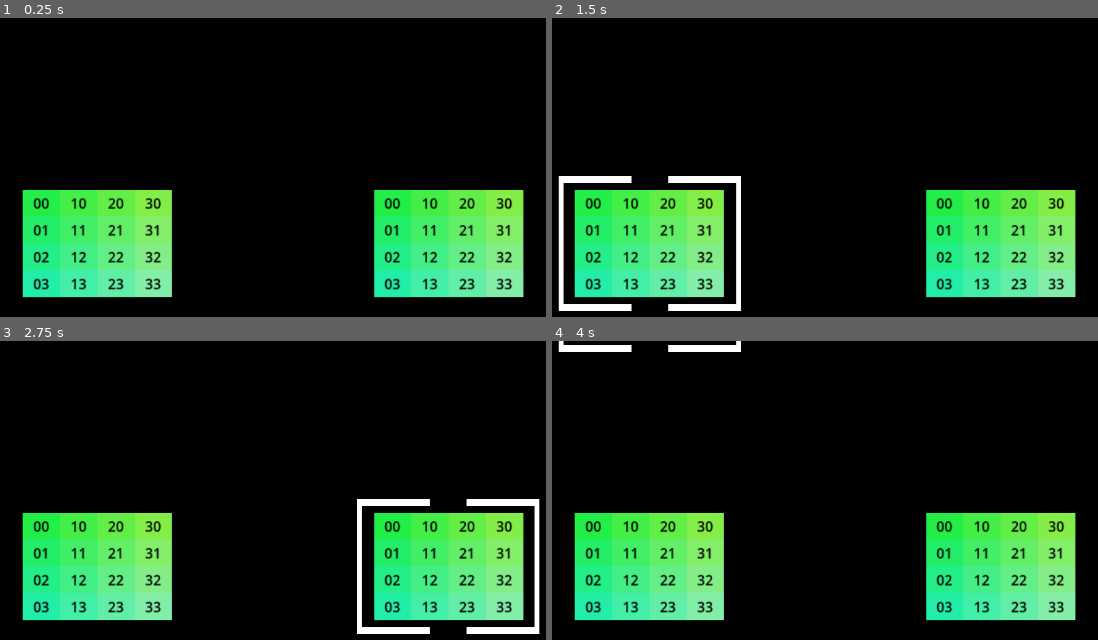
Above: before the commit, frames 1-4 (two rows, left to right).
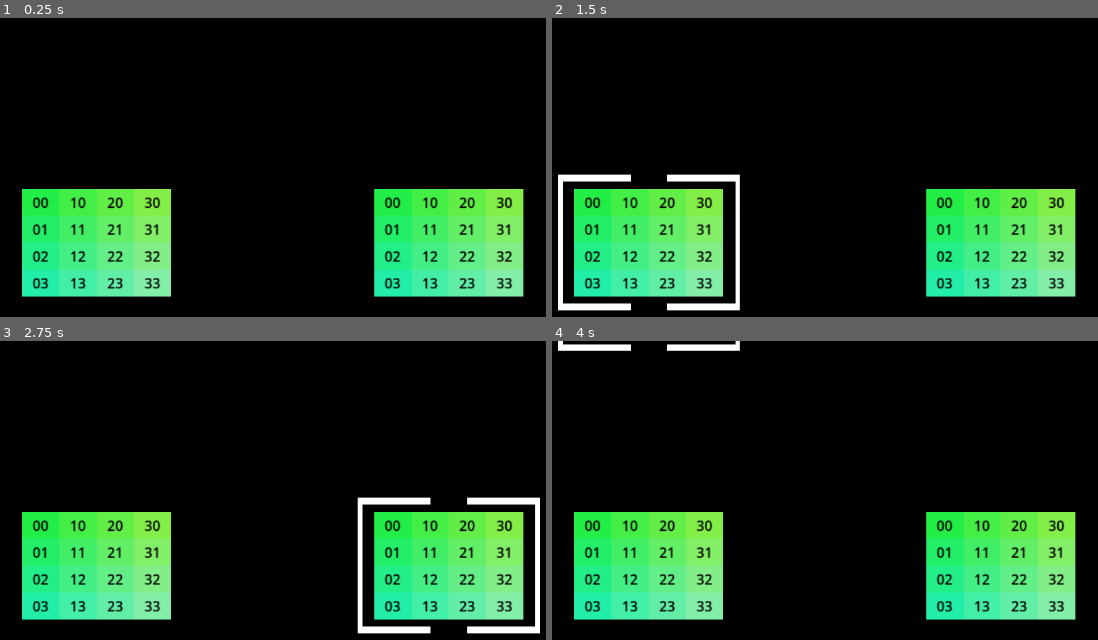
Above: after the commit, the same moments.

Repository: romantic-brutalist/one-last-job
Game: Godot game, scene res://scenes/game.tscn
The game is run twice, just before and just after one commit, with the same random seed, the same clock (stepped at 60 frames per second) and the same inputs.
Inputs:
- Up to frame 1 (0.25 s): no input
- Up to frame 2 (1.5 s): tap Enter at 0.5 s; hold D (right) 0.53-1.28 s; tap Space (space) at 0.6, 1.25, 1.35 s; hold Down (down) from 1.28 s (still down)
- Up to frame 3 (2.75 s): tap Enter at 2 s; release Down (down) at 2.03 s; hold D (right) from 2.03 s (still down); tap Space (space) at 2.1 s
- Up to frame 4 (4 s): tap Space (space) at 2.75, 2.85, 3.6 s; release D (right) at 2.78 s; hold W (up) 2.78-3.53 s; tap Enter at 3.5 s; hold A (left) from 3.53 s (still down)

The runs differ from the first frame. In frame 1, 2.9% of the frame differs, in the area x 4-96%, y 57-94%; in frame 2, 3.9%, in the area x 1-96%, y 52-98%; in frame 3, 3.7%; in frame 4, 3.2%.

Commit message:
problem with grid generation positions 	- found while generating compute cells

Diff:
--- a/scenes/game.tscn
+++ b/scenes/game.tscn
@@ -10,8 +10,8 @@
 
 [node name="Game" type="Node2D"]
 script = ExtResource("1_uwrxv")
-metadata/_edit_vertical_guides_ = [-1164.0]
-metadata/_edit_horizontal_guides_ = [-651.0]
+metadata/_edit_vertical_guides_ = [-1164.0, -1088.0]
+metadata/_edit_horizontal_guides_ = [-651.0, -514.0]
 
 [node name="ColorRect" type="ColorRect" parent="."]
 z_index = -2
@@ -38,8 +38,8 @@
 z_index = -1
 material = SubResource("ShaderMaterial_lbhrr")
 offset_left = -46.0
-offset_top = -46.0
+offset_top = -43.0
 offset_right = 69.0
-offset_bottom = 53.0
+offset_bottom = 56.0
 color = Color(0.9862918, 0.50488335, 0.31844193, 1)
 script = ExtResource("3_lnu2h")
--- a/scripts/game.gd
+++ b/scripts/game.gd
@@ -13,7 +13,7 @@
 var selector_scale: Vector2
 var box_count_cells: Vector2 = Vector2(4, 3)
 var box_count_compute: Vector2 = Vector2(1, 10)
-var init_margin: Vector2 = Vector2(0.2, 0.2)
+var init_margin: Vector4 = Vector4(0.2, 0.8, 0.2, 0.8)
 
 
 func _ready() -> void:
@@ -32,11 +32,11 @@
 		cells.append(box_position)
 	$Selector.position = cells[selector_pos.x * box_count_cells.y + selector_pos.y] - box_size * (selector_scale / 2)
 
-	var cell_positions_compute: Array[Vector2] = generate_grid_positions(plain_size, box_count_compute, box_size / 4)
+	var cell_positions_compute: Array[Vector2] = generate_grid_positions(plain_size, box_count_compute, box_size / 4, Vector4(0.025, 0.175, 0.1, 0.9), true)
 	for compute_box_position in cell_positions_compute:
 		print(compute_box_position)
 		var box2: Node2D = box_scene.instantiate()
-		box2.setup("compute", compute_box_position, Vector2(75, 50), Vector2(1, 1))
+		box2.setup("compute", compute_box_position, box_size / 4, Vector2(1, 1))
 		boxes_compute.append(box2)
 		$boxes.add_child(box2)
 	print("BOX_COUNT:", box_count)
@@ -67,16 +67,28 @@
 		_plain_size: Vector2,
 		_box_count,
 		_box_size: Vector2 = Vector2(175, 125),
-		margin_ratio: Vector2 = Vector2(0.1, 0.1),
+		margin_ratio: Vector4 = Vector4(0.1, 0.9, 0.1, 0.9),
+		verbose: bool = false,
 ) -> Array[Vector2]:
 	var positions: Array[Vector2]
-	var _split_size = floor(_plain_size * (Vector2(1, 1) - 2 * margin_ratio) / _box_count)
 
-	var margin: Vector2 = (_plain_size - _box_count * _split_size) / 2
-	var span: Vector2 = floor((_plain_size - 2 * margin - _box_size) / (_box_count - Vector2(1, 1)))
+	var margin: Vector4 = Vector4(_plain_size.x, _plain_size.x, _plain_size.y, _plain_size.y) * margin_ratio
+	print("MARGIN:", margin)
+	if verbose:
+		draw_v_line($ColorRect.position.x + margin.x)
+		draw_v_line($ColorRect.position.x + margin.y)
+		draw_h_line($ColorRect.position.y + margin.z)
+		draw_h_line($ColorRect.position.y + margin.w)
+
+	var span: Vector2 = floor((_plain_size * Vector2(margin_ratio.y - margin_ratio.x, margin_ratio.w - margin_ratio.z) - _box_size) / (_box_count - Vector2(1, 1)).max(Vector2(1, 1)))
+	print("SPAN:", span)
+	var grid_start: Vector2 = $ColorRect.position + Vector2(margin.x, margin.z) + _box_size / 2
+	draw_v_line(grid_start.x, Color.BLUE)
+	draw_h_line(grid_start.y, Color.BLUE)
+	print("GRID START:", $ColorRect.position + Vector2(margin.x, margin.z) + _box_size / 2)
 	for i in range(_box_count.x):
 		for j in range(_box_count.y):
-			var box_pos: Vector2 = $ColorRect.position + margin + _box_size / 2 + span * Vector2(i, j)
+			var box_pos: Vector2 = $ColorRect.position + Vector2(margin.x, margin.z) + _box_size / 2 + span * Vector2(i, j)
 			positions.append(box_pos)
 			print("Box pos idx|", i, j, box_pos)
 	return positions
@@ -84,10 +96,21 @@
 
 # func _process(delta: float) -> void:
 # 	print($boxes.get_child(0).get_child(0).color)
-func draw_v_line(x_pos: float) -> void:
+func draw_v_line(x_pos: float, color: Color = Color.RED) -> void:
 	var line = Line2D.new()
 	line.add_point(Vector2(x_pos, -1000))
 	line.add_point(Vector2(x_pos, 1000))
-	line.default_color = Color.RED
+	line.default_color = color
 	line.width = 2.0
 	add_child(line)
+
+
+# func _process(delta: float) -> void:
+# 	print($boxes.get_child(0).get_child(0).color)
+func draw_h_line(y_pos: float, color: Color = Color.RED) -> void:
+	var line = Line2D.new()
+	line.add_point(Vector2(-2000, y_pos))
+	line.add_point(Vector2(2000, y_pos))
+	line.default_color = color
+	line.width = 2.0
+	add_child(line)
